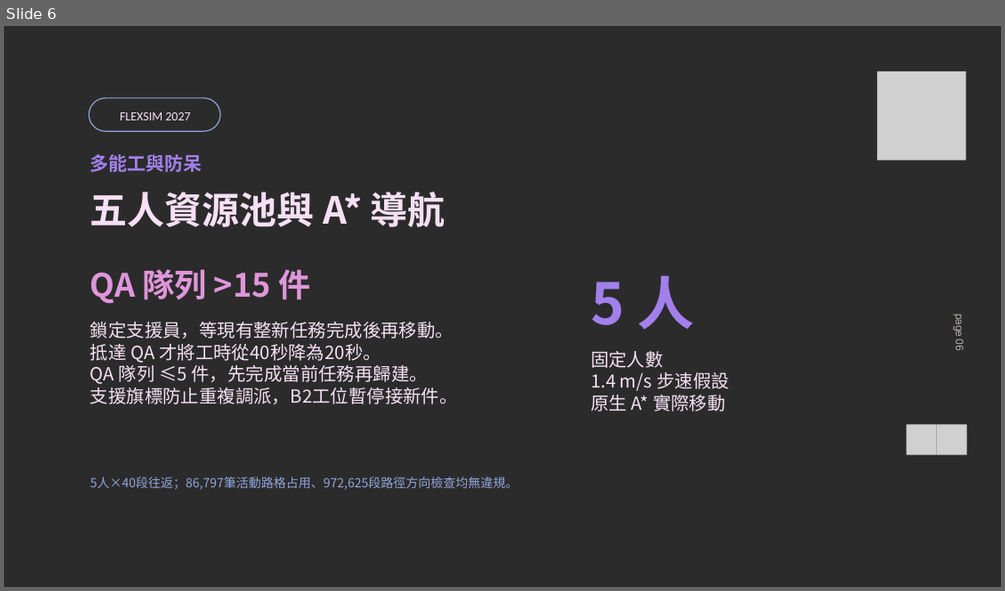
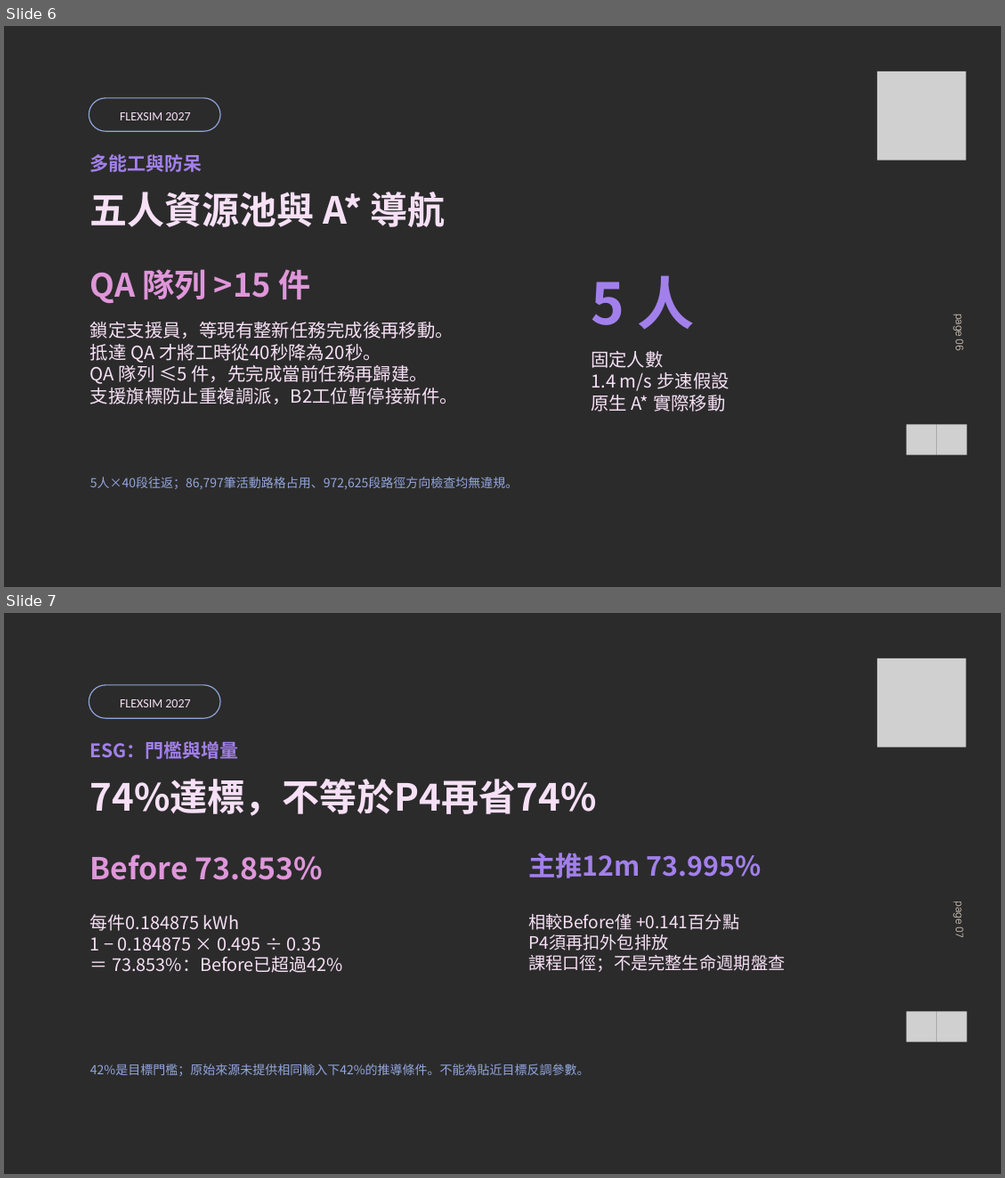
Before and after one commit to JRYTW/flexsim-circular-logistics-digital-twin, a slide deck: 重點檔案/01_成果簡報.pptx. Shown one above the other, each under a label of ours: slide 6 before the commit, slides 6 and 7 after it. The pictures are 1005x591 and 1005x1178 pixels, drawn with LibreOffice and Linux fonts; fonts in the diff are those of the drawing; grey boxes stand for pictures; background and template pictures are left out; a plain dark background stands for a picture behind light text. Boxes give left, top, right and bottom in pixels: in the first picture for what was removed or moved away, otherwise in the second. Text is boxed around its words. In the diff, an @@ line names an element or a change of style, - is before the commit and + after.

```diff
--- a/重點檔案/01_成果簡報.pptx
+++ b/重點檔案/01_成果簡報.pptx
@@ slide 7 added at box(4, 613, 1001, 1174), background picture (left out) @@
@@ picture added at box(877, 658, 966, 747) @@
@@ freeform shape added at box(89, 685, 220, 718), outline #DF96DA 1.5 pt @@
@@ text added at box(120, 699, 190, 707), 18 pt, text #F6E0F5 @@
+FLEXSIM 2027
@@ text added at box(90, 741, 239, 759), 27 pt, text #A280EC, bold @@
+ESG：門檻與增量
@@ text added at box(90, 779, 597, 816), 54 pt, text #F6E0F5, bold @@
+74%達標，不等於P4再省74%
@@ text added at box(528, 852, 761, 878), 39 pt, text #A280EC, bold @@
+主推12m 73.995%
@@ text added at box(90, 854, 322, 880), 43.5 pt, text #DF96DA, bold @@
+Before 73.853%
@@ text added at box(953, 903, 966, 937), 14.5 pt, text #FEF0E1 at 79% opacity @@
+page 07
@@ text added at box(90, 914, 343, 973), 25.5 pt, text #F6E0F5 @@
+每件0.184875 kWh
+1 − 0.184875 × 0.495 ÷ 0.35
+＝ 73.853%：Before已超過42%
@@ text added at box(528, 914, 785, 972), 24.8 pt, text #F6E0F5 @@
+相較Before僅 +0.141百分點
+P4須再扣外包排放
+課程口徑；不是完整生命週期盤查
@@ picture added at box(906, 1011, 937, 1042) @@
@@ picture added at box(937, 1011, 967, 1042) @@
@@ text added at box(90, 1063, 590, 1076), 18 pt, text #92A6DD @@
+42%是目標門檻；原始來源未提供相同輸入下42%的推導條件。不能為貼近目標反調參數。
```
Also in this commit, not shown: 6 slides changed, 1 other slide added, 2 slides removed, 19 other files.
